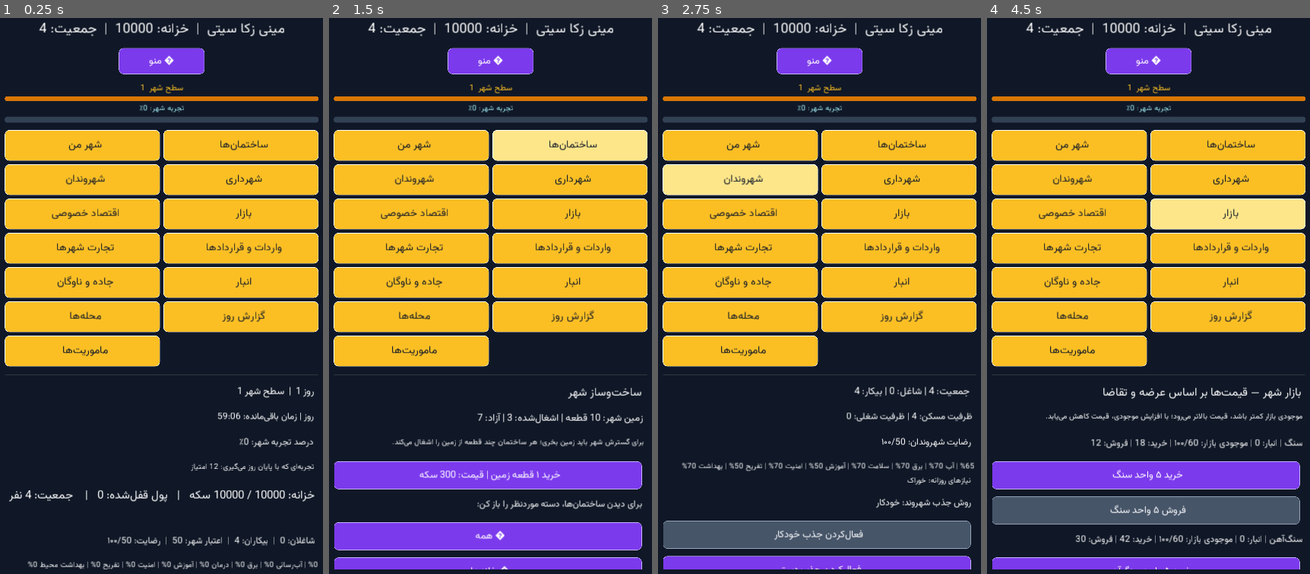
Above: before the commit, frames 1-4 (left to right).
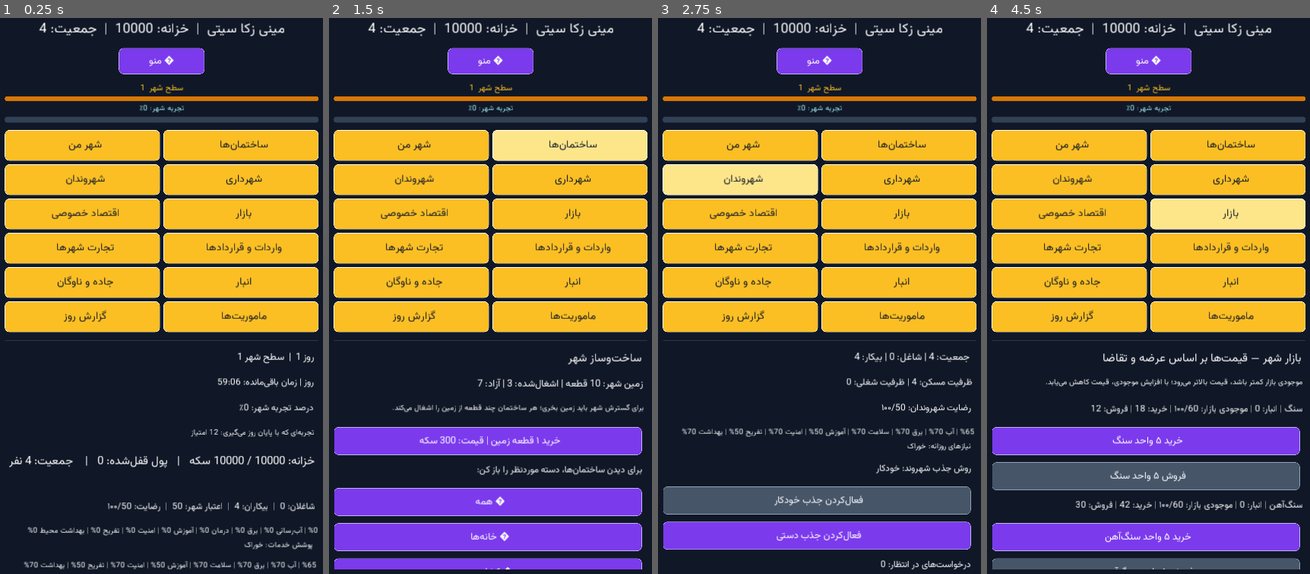
Above: after the commit, the same moments.

Repository: zekainstabot/mini-zeka-city
Game: Godot game, scene res://Main.tscn
The game is run twice, just before and just after one commit, with the same random seed, the same clock (stepped at 60 frames per second) and the same inputs.
Inputs:
- Up to frame 1 (0.25 s): no input
- Up to frame 2 (1.5 s): click "ﻦﻣ ﺮﻬﺷ" at 0.5 s; click "ﺎﻫ‌ﻥﺎﻤﺘﺧﺎﺳ" at 1.25 s
- Up to frame 3 (2.75 s): click "ﻥﺍﺪﻧﻭﺮﻬﺷ" at 2 s
- Up to frame 4 (4.5 s): click "ﯼﺭﺍﺩﺮﻬﺷ" at 2.75 s; click "ﯽﺻﻮﺼﺧ ﺩﺎﺼﺘﻗﺍ" at 3.5 s; click "ﺭﺍﺯﺎﺑ" at 4.25 s

The runs differ from the first frame. In frame 1, 7.6% of the frame differs, in the area x 1-99%, y 52-100%; in frame 2, 20%; in frame 3, 18%; in frame 4, 26%.

Commit message:
Remove neighborhoods menu and page from UI

Diff:
--- a/scripts/Main.gd
+++ b/scripts/Main.gd
@@ -246,7 +246,7 @@
 	nav.add_constant_override("hseparation", 8)
 	nav.add_constant_override("vseparation", 8)
 	root.add_child(nav)
-	for item in [{"t":"شهر من","p":"home"},{"t":"ساختمان‌ها","p …(257 unchanged characters)… ort"},{"t":"انبار","p":"storage"},{"t":"محله‌ها","p":"districts"},{"t":"گزارش روز","p":"report"},{"t":"ماموریت‌ها","p":"missions"}]:
+	for item in [{"t":"شهر من","p":"home"},{"t":"ساختمان‌ها","p …(257 unchanged characters)… ort"},{"t":"انبار","p":"storage"},{"t":"گزارش روز","p":"report"},{"t":"ماموریت‌ها","p":"missions"}]:
 		var b = Button.new()
 		b.text = PersianText.reshaper(item.t + "  ")
 		b.rect_min_size = Vector2(0, 64 if compact_layout else 58)
@@ -647,28 +647,6 @@
 				if bool(business.get("rented_municipal",false)):
 					_add_label("ملک متعلق به شهرداری است؛ پایان قرارداد اجاره: روز %d" % int(business.get("rent_until_day",0)), 14)
 			_add_label("شهروندان بیکار درآمد آزاد کسب می‌کنند؛ کسب‌وکارها به‌تدریج نیروی کار استخدام می‌کنند و از فروش خود مالیات می‌پردازند.", 15)
-		"districts":
-			var district_data = game.get_districts_overview()
-			_add_label("🏘️ محله‌های شهر", 22)
-			_add_label("هر محله تا ۱۰ ساختمان شهری را در خود جای می‌دهد. محله‌ها به‌ترتیب A1 تا A50، سپس B1 تا B50 و بعد C1 و ... ایجاد می‌شوند.", 16)
-			_add_label("تعداد محله‌های ایجادشده: %d" % int(district_data.get("district_count", 0)), 18)
-			if district_data.get("districts", []).empty():
-				_add_label("هنوز محله‌ای ایجاد نشده است؛ با ساخت اولین ساختمان شهری، محله A1 به‌صورت خودکار ایجاد می‌شود.", 16)
-			for district in district_data.get("districts", []):
-				_add_label("📍 %s | ساختمان‌ها: %d از ۱۰" % [str(district.get("name", "محله")), int(district.get("building_count", 0))], 19)
-				var district_names = district.get("building_names", [])
-				if district_names.empty():
-					_add_label("این محله هنوز ساختمان ندارد.", 15)
-				else:
-					_add_label("، ".join(district_names), 16)
-			_add_label("🏭 منطقه صنعتی خارج شهر", 20)
-			_add_label("کارخانه‌ها، معادن و ساختمان‌های آلاینده خارج از محله‌های شهری قرار می‌گیرند.", 15)
-			var industrial_names = district_data.get("industrial_buildings", [])
-			if industrial_names.empty():
-				_add_label("هنوز ساختمانی در منطقه صنعتی ساخته نشده است.", 16)
-			else:
-				_add_label("، ".join(industrial_names), 16)
-			_add_label("امکاناتی مثل مدرسه، مغازه، ایستگاه تاکسی و ایستگاه اتوبوس اختیاری هستند و می‌توانند در محله‌ها ساخته شوند.", 15)
 		"market":
 			_add_label("بازار شهر — قیمت‌ها بر اساس عرضه و تقاضا", 22)
 			_add_label("موجودی بازار کمتر باشد، قیمت بالاتر می‌رود؛ با افزایش موجودی، قیمت کاهش می‌یابد.", 15)
